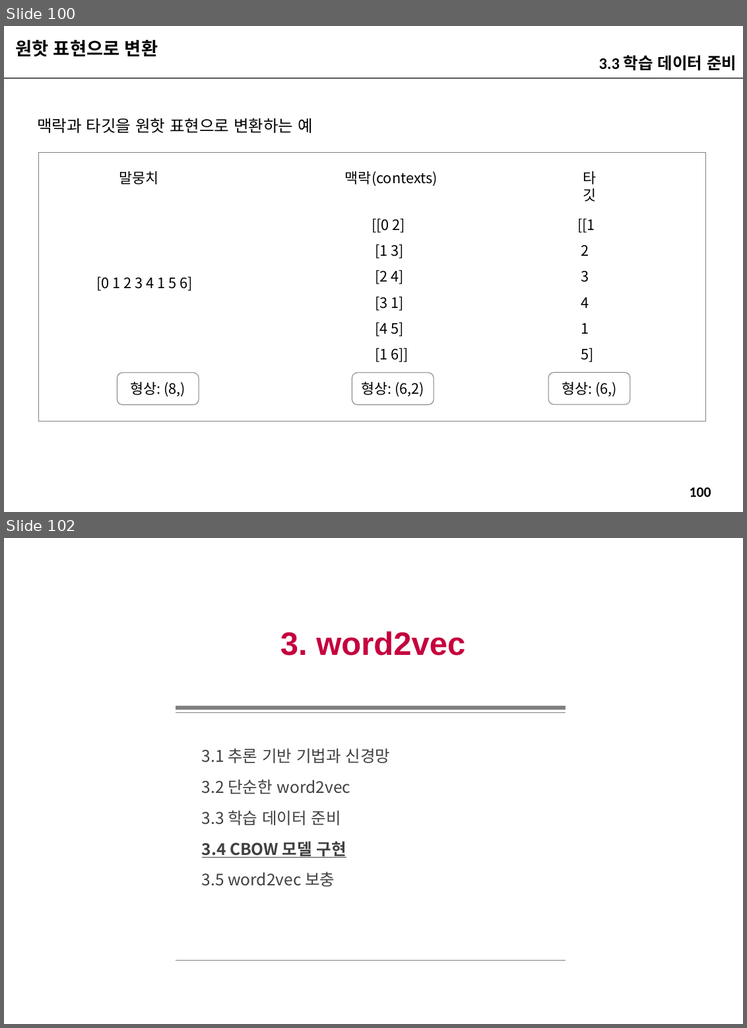
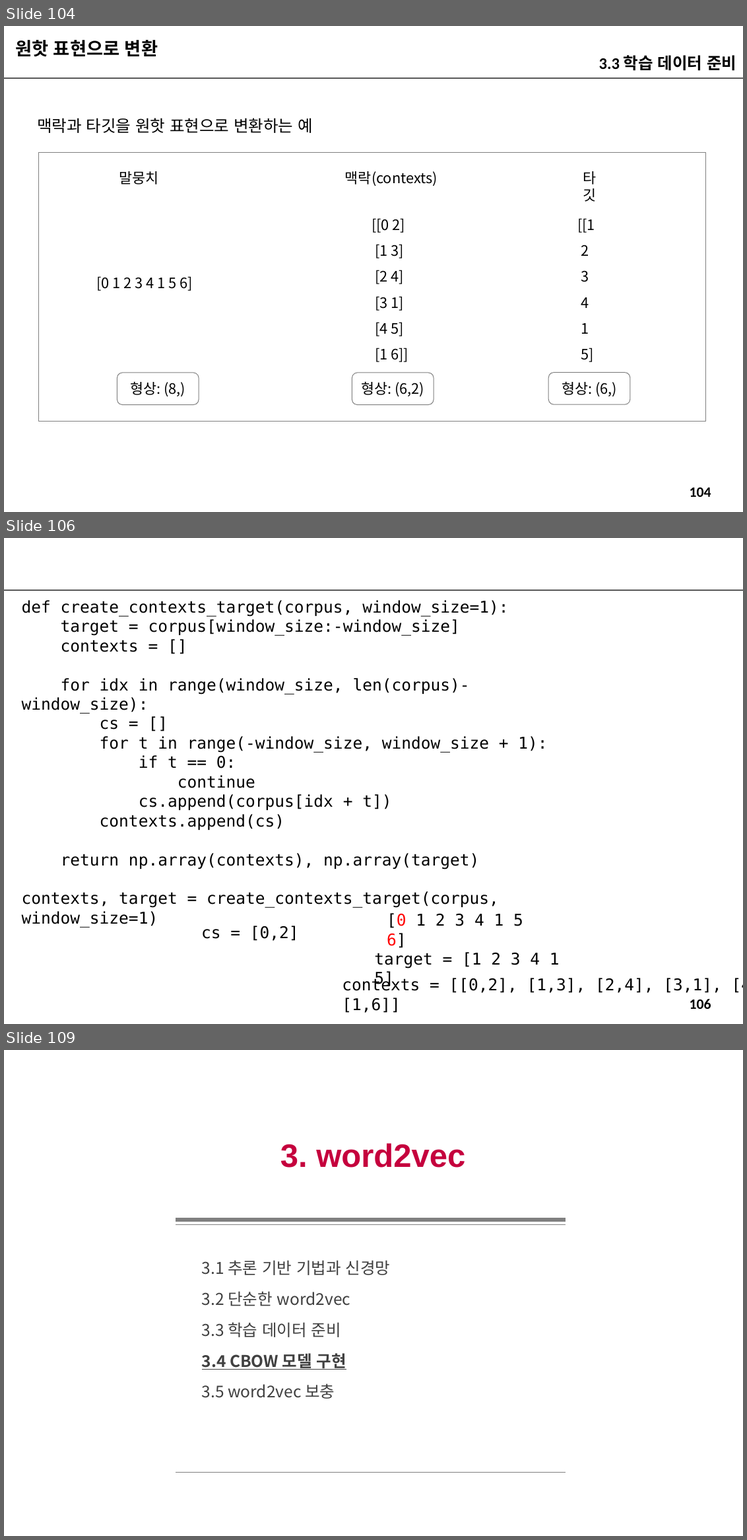
Before and after one commit to imguru-mooc/deep_learning_nlp, a slide deck: 인공지능_자연어처리_2_판서.pptx. Shown one above the other, each under a label of ours: slides 100 and 102 before the commit, slides 104, 106 and 109 after it; the slides between them are not shown. The pictures are 747x1028 and 747x1540 pixels, drawn with LibreOffice and Linux fonts; fonts in the diff are those of the drawing. Boxes give left, top, right and bottom in pixels: in the first picture for what was removed or moved away, otherwise in the second. Text is boxed around its words. In the diff, an @@ line names an element or a change of style, - is before the commit and + after.

```diff
--- a/인공지능_자연어처리_2_판서.pptx
+++ b/인공지능_자연어처리_2_판서.pptx
@@ slide 106 added at <box>4,538,743,1024</box>, background #FFFFFF; not listed: 2 template elements that a slide beside it also shows @@
@@ text added at <box>22,600,547,927</box>, 18 pt, text #000000 @@
+def create_contexts_target(corpus, window_size=1):
+target = corpus[window_size:-window_size]
+contexts = []
+for idx in range(window_size, len(corpus)-window_size):
+cs = []
+for t in range(-window_size, window_size + 1):
+if t == 0:
+continue
+cs.append(corpus[idx + t])
+contexts.append(cs)
+return np.array(contexts), np.array(target)
+contexts, target = create_contexts_target(corpus, window_size=1)
@@ text added at <box>387,913,523,948</box>, 18 pt, text #000000 @@
+[0 1 2 3 4 1 5 6]
@@ text added at <box>201,925,299,941</box>, 18 pt, text #000000 @@
+cs = [0,2]
@@ text added at <box>374,952,560,988</box>, 18 pt, text #000000 @@
+target = [1 2 3 4 1 5]
@@ text added at <box>342,977,743,1013</box>, 18 pt, text #000000 @@
+contexts = [[0,2], [1,3], [2,4], [3,1], [4,5], [1,6]]
@@ what was slide 100 is now slide 104 @@
@@ page number at <box>690,487,712,497</box>: text changed @@
-100
+104
@@ what was slide 102 is now slide 109 @@
```
Also in this commit, not shown: 5 slides changed, 6 other slides added.
